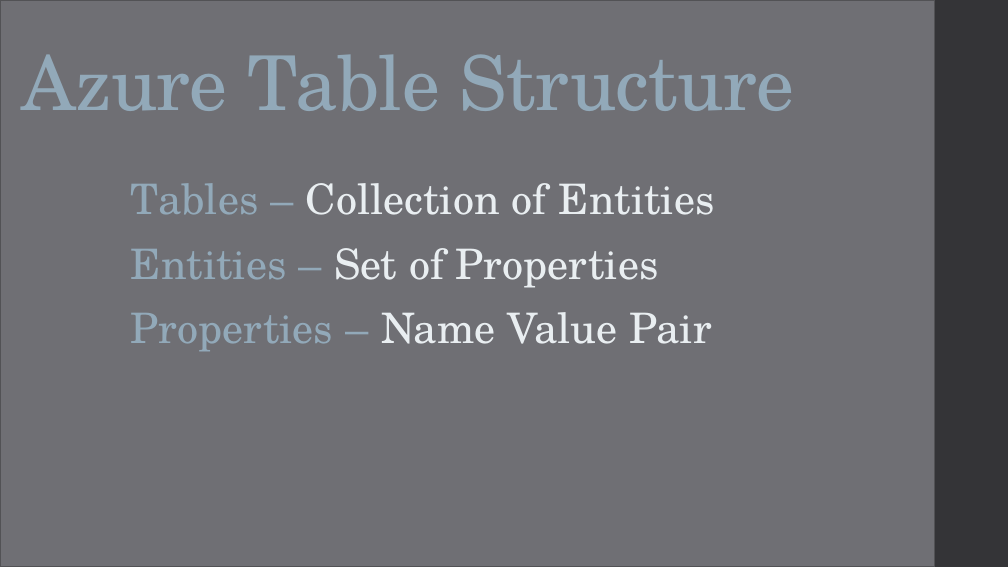
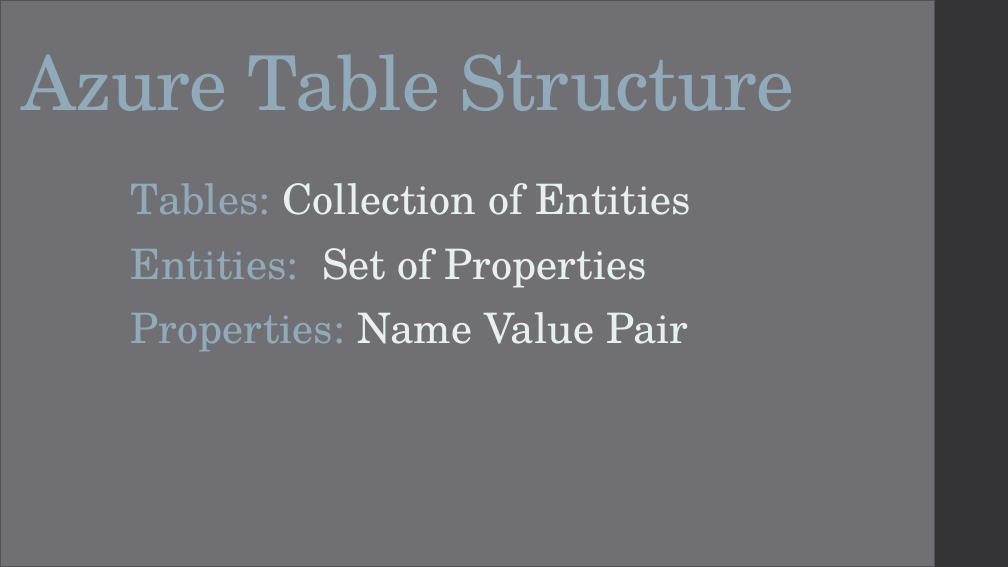
Before and after one commit to CaitieM20/DotNetConf, a slide deck: slide 6 of Patterns & Best Practices For Moving From RDBMS to Azure Storage.pptx (slide 8 before the commit). Drawn at 1008x567 pixels with LibreOffice and Linux fonts; fonts in the diff are those of the drawing. Boxes give left, top, right and bottom in pixels: in the first picture for what was removed or moved away, otherwise in the second. Text is boxed around its words. In the diff, an @@ line names an element or a change of style, - is before the commit and + after.

```diff
--- a/Patterns & Best Practices For Moving From RDBMS to Azure Storage.pptx
+++ b/Patterns & Best Practices For Moving From RDBMS to Azure Storage.pptx
@@ text at (x1=131, y1=183, x2=691, y2=351): text changed @@
-Tables – Collection of Entities
-Entities – Set of Properties
-Properties – Name Value Pair
+Tables: Collection of Entities
+Entities: Set of Properties
+Properties: Name Value Pair
```
Also in this commit, not shown: 13 other slides changed, 14 slides added, 13 slides removed, 3 other files.
